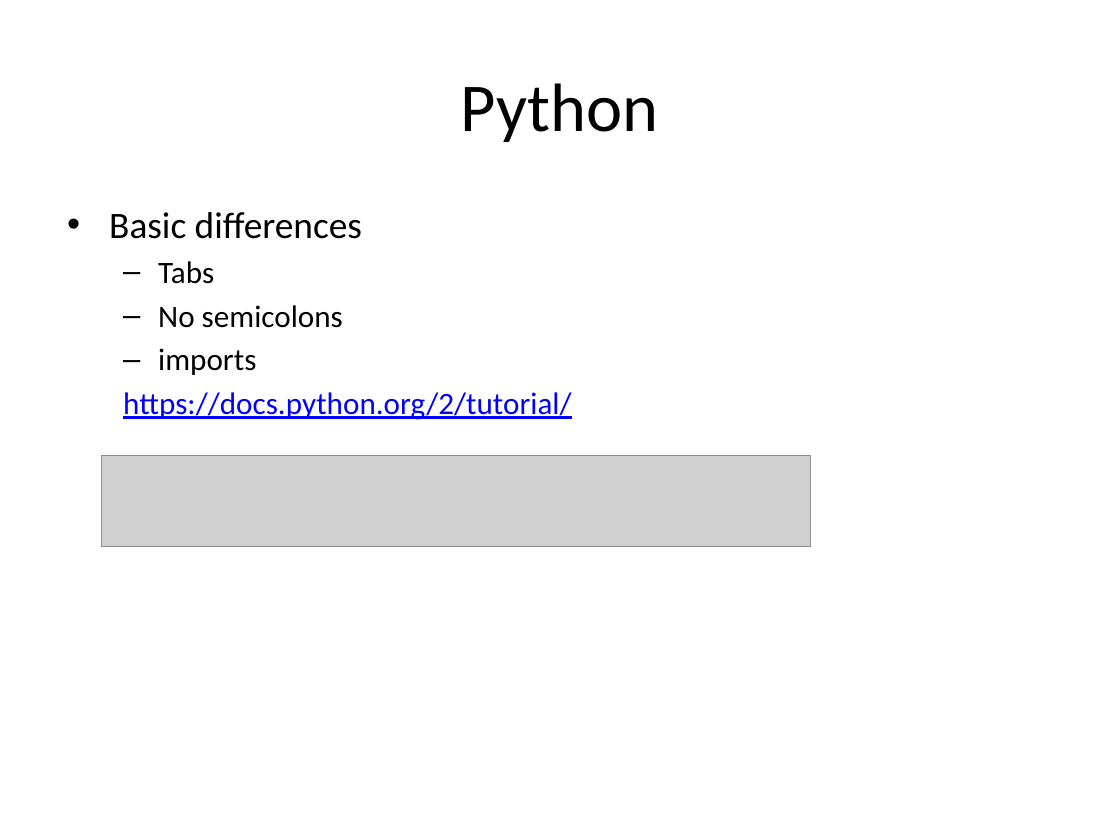
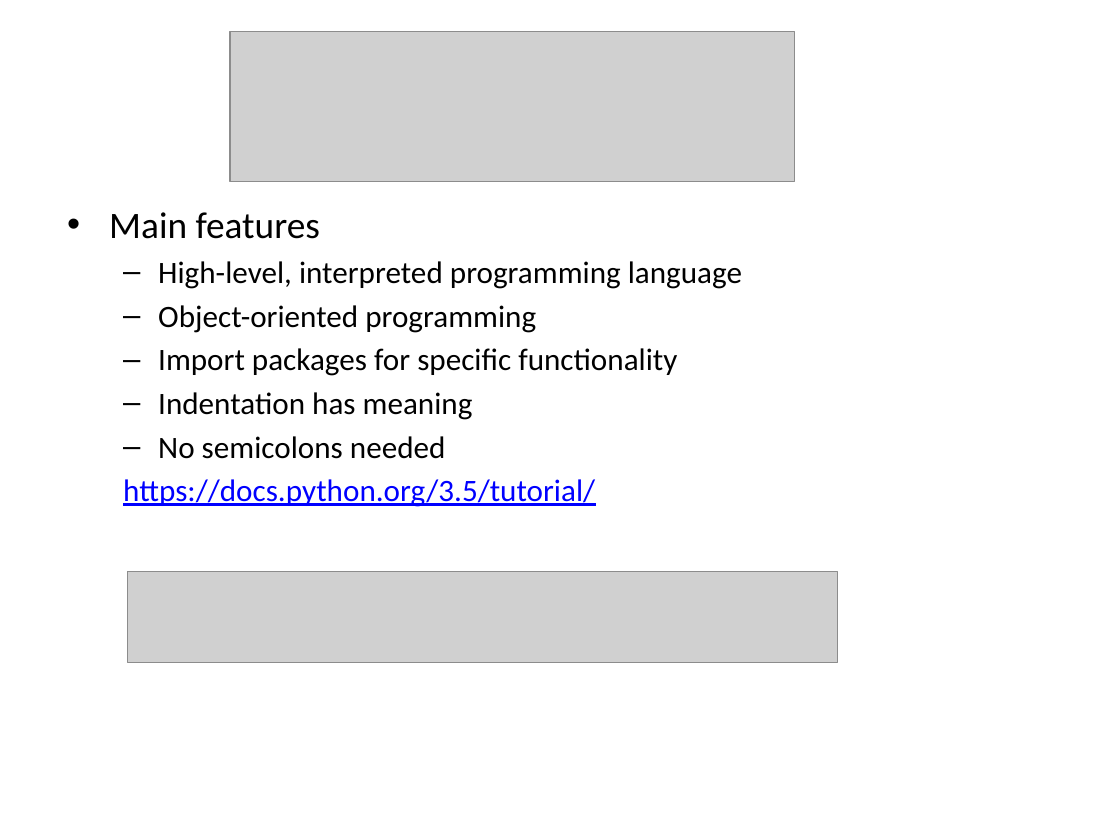
Before and after one commit to nulinspiratie/SilQ, a slide deck: slide 4 of personal/Steffi/How to presentation.pptx. Drawn at 1120x840 pixels with LibreOffice and Linux fonts; fonts in the diff are those of the drawing; grey boxes stand for pictures. Boxes give left, top, right and bottom in pixels: in the first picture for what was removed or moved away, otherwise in the second. Text is boxed around its words. In the diff, an @@ line names an element or a change of style, - is before the commit and + after.

```diff
--- a/personal/Steffi/How to presentation.pptx
+++ b/personal/Steffi/How to presentation.pptx
@@ picture added at (230, 32, 794, 183) @@
@@ title removed at (461, 83, 659, 142) @@
-Python
@@ text at (109, 212, 742, 507): text changed @@
-• Basic differences
-  – Tabs
-  – No semicolons
-  – imports
-  https://docs.python.org/2/tutorial/
+• Main features
+  – High-level, interpreted programming language
+  – Object-oriented programming
+  – Import packages for specific functionality
+  – Indentation has meaning
+  – No semicolons needed
+  https://docs.python.org/3.5/tutorial/
@@ picture: place and size @@
-picture at (102, 455, 811, 545)
+picture at (128, 571, 837, 662)
```
Also in this commit, not shown: 8 other slides changed, 14 slides added, 3 slides removed.
